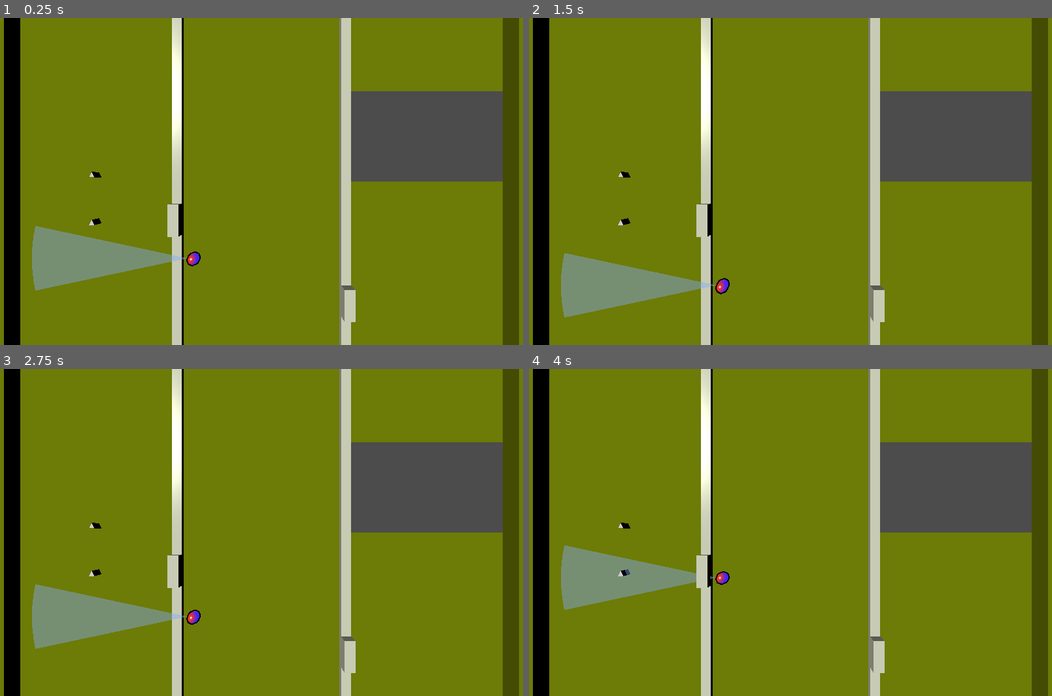
Above: before the commit, frames 1-4 (two rows, left to right).
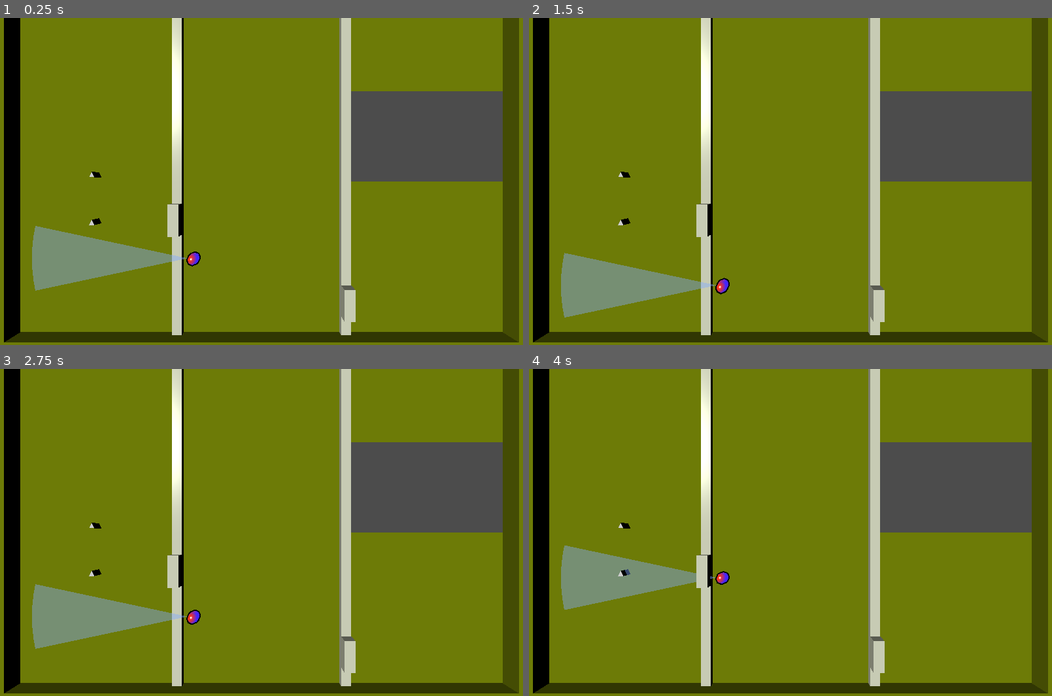
Above: after the commit, the same moments.

Repository: mattiasaksli/sigint
Game: Godot game, scene res://scenes/levels/level1.tscn
Two runs of this game, one before a commit and one after it. Both use one fixed random seed, a clock stepped at 60 frames per second and the inputs below.
Inputs:
- Up to frame 1 (0.25 s): no input
- Up to frame 2 (1.5 s): tap Enter at 0.5 s
- Up to frame 3 (2.75 s): tap Space at 2 s
- Up to frame 4 (4 s): no input

The runs differ from the first frame. In frame 1, 3.0% of the frame differs, in the area x 0-100%, y 96-100%; in frame 2, 3.0%; in frame 3, 3.0%; in frame 4, 3.0%.

Commit message:
Fix level 1 south walls, enable VSync and 30 FPS

Diff:
--- a/project.godot
+++ b/project.godot
@@ -44,6 +44,7 @@
 
 [debug]
 
+settings/fps/force_fps=30
 settings/stdout/print_fps=true
 gdscript/warnings/unused_class_variable=true
 gdscript/warnings/unsafe_property_access=true
@@ -56,7 +57,7 @@
 window/size/width=1280
 window/size/height=800
 window/size/resizable=false
-window/vsync/use_vsync=false
+window/size/fullscreen=true
 window/stretch/mode="2d"
 window/stretch/aspect="keep"
 
--- a/scenes/levels/level1.tscn
+++ b/scenes/levels/level1.tscn
@@ -299,7 +299,7 @@
 material/0 = null
 
 [node name="DownWall" type="MeshInstance" parent="OuterWalls"]
-transform = Transform( 1, 0, 0, 0, -1.62921e-07, 1, 0, -1, -1.62921e-07, 0, -33, 0 )
+transform = Transform( 1, 0, 0, 0, -1.62921e-07, 1, 0, -1, -1.62921e-07, 0, -30, 0 )
 mesh = SubResource( 8 )
 material/0 = null
 
@@ -314,7 +314,7 @@
 material/0 = null
 
 [node name="DownRim" type="MeshInstance" parent="OuterWalls"]
-transform = Transform( 1, 0, 0, 0, 1, 0, 0, 0, 1, 0, -34.5, 1.5 )
+transform = Transform( 1, 0, 0, 0, 1, 0, 0, 0, 1, 0, -31.5, 1.5 )
 mesh = SubResource( 9 )
 material/0 = null
 
--- a/scripts/game_manager.gd
+++ b/scripts/game_manager.gd
@@ -101,3 +101,8 @@
 
 	if not _controller_player_dict.erase(device):
 		printerr("Error removing " + player.name + " with joystick id " + String(device))
+
+func _input(event : InputEvent) -> void:
+	if event is InputEventKey and (event as InputEventKey).pressed:
+		if (event as InputEventKey).scancode == KEY_ESCAPE:
+			get_tree().quit()
